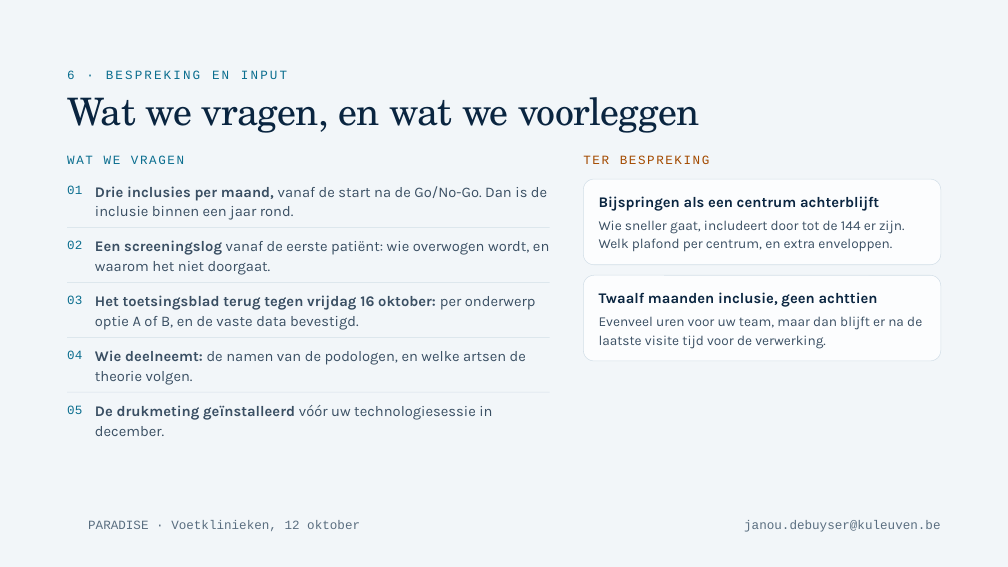
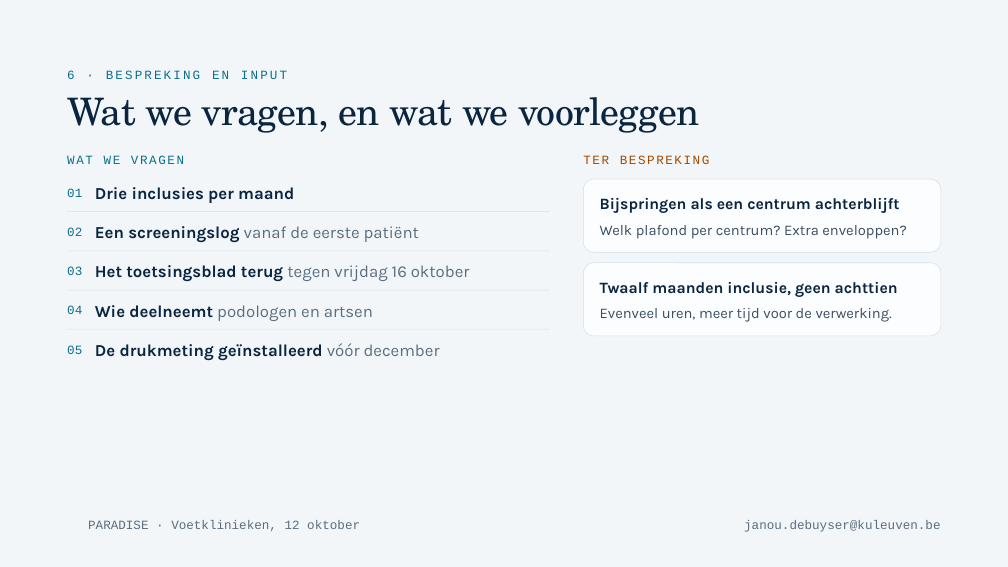
Before and after one commit to Dellfs/paradise-project, a slide deck: slide 22 of PARADISE_presentatie/webdecks/PARADISE_voetklinieken_12okt.pptx. Drawn at 1008x567 pixels with LibreOffice and Linux fonts; fonts in the diff are those of the drawing; background and template pictures are left out. Boxes give left, top, right and bottom in pixels: in the first picture for what was removed or moved away, otherwise in the second. Text is boxed around its words. In the diff, an @@ line names an element or a change of style, - is before the commit and + after.

```diff
--- a/PARADISE_presentatie/webdecks/PARADISE_voetklinieken_12okt.pptx
+++ b/PARADISE_presentatie/webdecks/PARADISE_voetklinieken_12okt.pptx
@@ rounded rectangle: place and size @@
-rounded rectangle at [584,179,941,265]
+rounded rectangle at [584,179,941,253]
@@ rounded rectangle at [584,179,941,253]: proportions changed @@
@@ text at [95,187,294,203]: text changed; size 14 to 16 pt; text colour #3A4F63 to #0A2540; bold on @@
-Drie inclusies per maand, vanaf de start na de Go/No-Go. Dan is de inclusie binnen een jaar rond.
+Drie inclusies per maand
@@ text "Bijspringen als een centrum achterblijft" at [600,198,900,213]: size 14 to 15 pt; line spacing 17.5pt to 18.8pt @@
@@ text "02": place and size @@
-text "02" at [67,240,82,249]
+text "02" at [67,227,82,236]
@@ rectangle: place and size @@
-rectangle at [67,228,550,228]
+rectangle at [67,212,550,212]
@@ text at [95,226,419,243]: text changed; size 14 to 16 pt; text colour #3A4F63 to #5A6E80 @@
-Een screeningslog vanaf de eerste patiënt: wie overwogen wordt, en waarom het niet doorgaat.
+Een screeningslog vanaf de eerste patiënt
@@ text at [600,225,906,239]: text changed; size 13 to 14 pt @@
-Wie sneller gaat, includeert door tot de 144 er zijn. Welk plafond per centrum, en extra enveloppen.
+Welk plafond per centrum? Extra enveloppen?
@@ text "03": place and size @@
-text "03" at [67,295,82,304]
+text "03" at [67,266,82,275]
@@ rectangle: place and size @@
-rectangle at [67,282,550,283]
+rectangle at [67,251,550,252]
@@ text at [95,265,470,281]: text changed; size 14 to 16 pt; text colour #3A4F63 to #0A2540; bold on @@
-Het toetsingsblad terug tegen vrijdag 16 oktober: per onderwerp optie A of B, en de vaste data bevestigd.
+Het toetsingsblad terug tegen vrijdag 16 oktober
@@ rounded rectangle at [584,263,941,337]: proportions changed @@
@@ rounded rectangle: place and size @@
-rounded rectangle at [584,275,941,361]
+rounded rectangle at [584,263,941,337]
@@ rectangle: place and size @@
-rectangle at [67,337,550,338]
+rectangle at [67,290,550,290]
@@ text "Twaalf maanden inclusie, geen achttien" at [600,282,898,297]: size 14 to 15 pt; line spacing 17.5pt to 18.8pt @@
@@ text "Twaalf maanden inclusie, geen achttien": place and size @@
-text "Twaalf maanden inclusie, geen achttien" at [599,292,878,307]
+text "Twaalf maanden inclusie, geen achttien" at [600,282,898,297]
@@ text "04": place and size @@
-text "04" at [67,350,82,359]
+text "04" at [67,305,82,314]
@@ rectangle: place and size @@
-rectangle at [67,392,550,392]
+rectangle at [67,329,550,330]
@@ text at [95,305,373,321]: text changed; size 14 to 16 pt; text colour #3A4F63 to #5A6E80 @@
-Wie deelneemt: de namen van de podologen, en welke artsen de theorie volgen.
+Wie deelneemt podologen en artsen
@@ text at [600,308,892,322]: text changed; size 13 to 14 pt @@
-Evenveel uren voor uw team, maar dan blijft er na de laatste visite tijd voor de verwerking.
+Evenveel uren, meer tijd voor de verwerking.
@@ text "05": place and size @@
-text "05" at [67,405,82,414]
+text "05" at [67,345,82,354]
@@ text at [95,343,440,361]: text changed; size 14 to 16 pt; text colour #3A4F63 to #0A2540; bold on @@
-De drukmeting geïnstalleerd vóór uw technologiesessie in december.
+De drukmeting geïnstalleerd vóór december
```
Also in this commit, not shown: 17 other slides changed, 2 other files.
